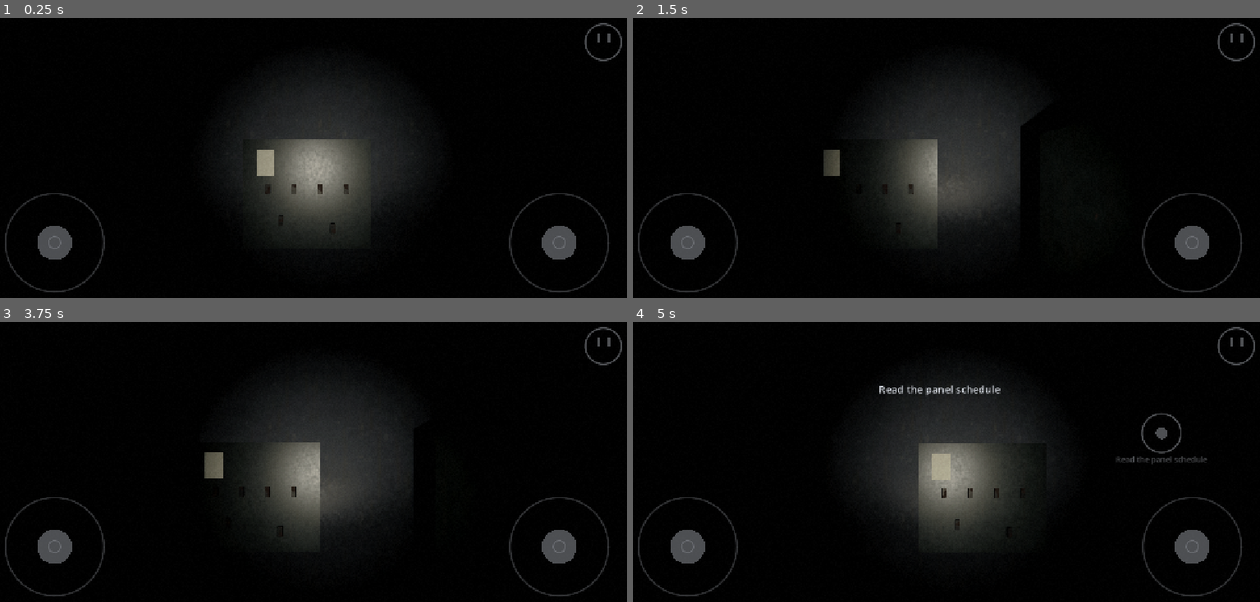
Above: before the commit, frames 1-4 (two rows, left to right).
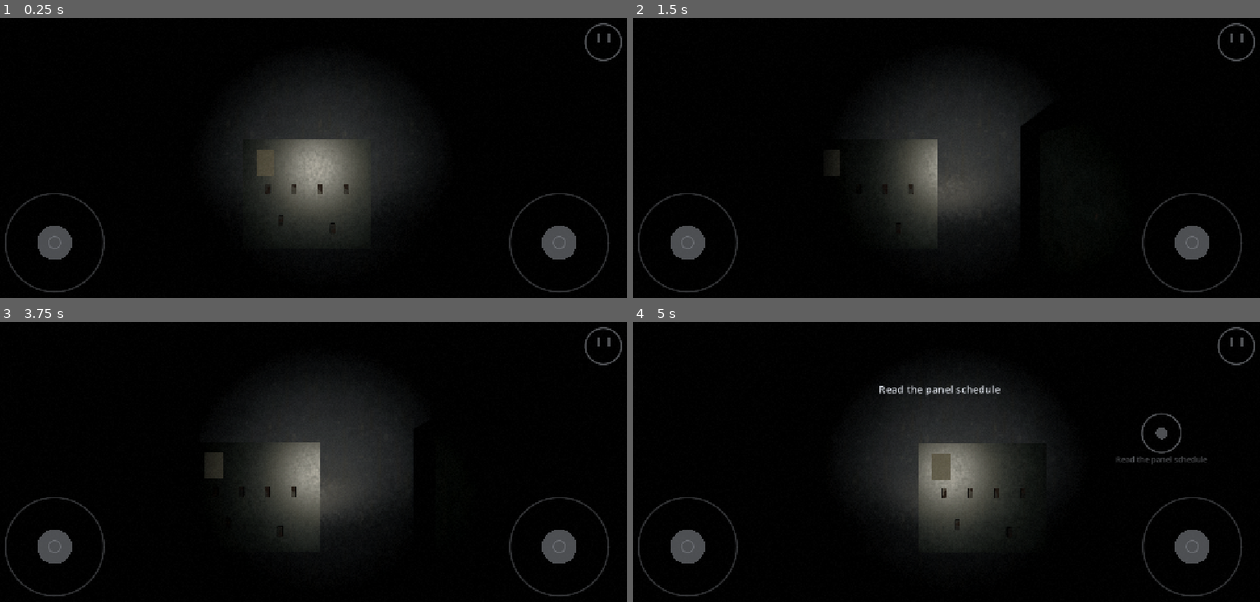
Above: after the commit, the same moments.

Repository: TXPPS/TXPPS-Is-there-a-Way
Game: Godot game, scene res://src/main.tscn
Two runs of this game, one before a commit and one after it. Both use one fixed random seed, a clock stepped at 60 frames per second and the inputs below. Sound files missing from this copy of the repository are replaced by a short silence.
Inputs (mouse positions are in pixels of both pictures, inside the frame that each line leads up to):
- Up to frame 1 (0.25 s): no input
- Up to frame 2 (1.5 s): tap Enter at 0.5 s; move the mouse to (1084, 146) at 0.52 s; hold D (move_right) 0.53-1.25 s; click (1084, 146) at 0.67 s; drag from (808, 177) to (908, 222) at 1.27 s
- Up to frame 3 (3.75 s): tap Space at 2, 3.5 s; move the mouse to (369, 400) at 2.02 s; hold D (move_right) 2.03-2.75 s; tap Enter at 2.75 s; drag from (275, 526) to (112, 422) at 2.77 s; move the mouse to (501, 512) at 3.52 s; hold A (move_left) from 3.53 s (still down)
- Up to frame 4 (5 s): release A (move_left) at 4.25 s; drag from (745, 422) to (839, 392) at 4.27 s

The runs differ from the first frame. In frame 1, 0.3% of the frame differs, in the area x 40-44%, y 47-57%; in frame 2, 0.2%; in frame 3, 0.3%, in the area x 32-36%, y 46-56%; in frame 4, 0.3%.

Commit message:
Photograph Act 2, and fix the two things the photographs showed
The shot list runs through both acts now, mounting the one each shot belongs to
rather than assuming there is only one building. Eight new frames: the spine
corridor, the plant room, panel DP-2, the mess, the bunks, the store, the stair
head, and the service card held up.

Two defects were visible immediately and both are the same defect the lamp panel
had in P2 -- a source too bright rather than an exposure too high:

  - Paper was at 55% albedo, which is roughly what real aged paper reflects and
    is wrong here. This game's palette is compressed low (the LUT pivots
    contrast at 0.22), so a 55% surface a metre from a sodium lamp goes to flat
    white and a document becomes a blank rectangle. At 30% it is still by far
    the brightest thing after the lamps, which is how a player finds one across
    a dark room, and the schedule card now reads as a card.

  - The bunks, the mess table, the chair and the shelf were all floating. Legs
    are not detail for its own sake when the alternative is furniture hanging in
    the air.

Raising the bunk shelf by two centimetres put it in front of the postcard, and
case_reach failed with "line of sight blocked by BunkMadeShelf" before the
frame was ever captured. That is the third time that test has paid for itself.

How bright the corridor lamps are at arm's length is a judgement that needs a
phone in a dark room, not a software rasteriser, so it goes to NEEDS_DEVICE_QA
rather than being tuned blind.

Diff:
--- a/assets/materials/graybox_paper.tres
+++ b/assets/materials/graybox_paper.tres
@@ -15,8 +15,8 @@
 resource_name = "Paper"
 shader = ExtResource("1_shader")
 shader_parameter/noise_tex = ExtResource("2_noise")
-shader_parameter/albedo_dark = Color(0.42, 0.405, 0.36, 1)
-shader_parameter/albedo_light = Color(0.6, 0.585, 0.53, 1)
+shader_parameter/albedo_dark = Color(0.24, 0.232, 0.206, 1)
+shader_parameter/albedo_light = Color(0.34, 0.331, 0.3, 1)
 shader_parameter/albedo_weights = Vector4(0.6, 0.3, 0.1, 0)
 shader_parameter/metallic_amount = 0.0
 shader_parameter/specular_amount = 0.12
--- a/src/main.tscn
+++ b/src/main.tscn
@@ -71,6 +71,7 @@
 [node name="Shots" type="Node" parent="."]
 script = ExtResource("12_shots")
 lit_from = 11
+act2_from = 14
 
 [node name="Journal" type="Node" parent="." groups=["saveable"]]
 script = ExtResource("16_journal")
--- a/src/render/shot_list.gd
+++ b/src/render/shot_list.gd
@@ -29,6 +29,11 @@
 ## worth photographing and neither is "the game".
 @export_range(0, 40, 1) var lit_from: int = 99
 
+## Shots from this index on are taken in Act 2, which is mounted when the run
+## reaches it. Two acts cannot be photographed at once for the same reason they
+## cannot be played at once: only one is ever in the tree.
+@export_range(0, 40, 1) var act2_from: int = 99
+
 ## name, position, yaw degrees, pitch degrees.
 ## name, position (y is floor level; the eye is 1.62 above it), yaw and pitch in
 ## degrees, and optionally a Document to hold up. Computed from the room's own
@@ -55,6 +60,18 @@
 	["11-lit-hall", Vector3(6.00, 0.00, 0.00), 80.7, 2.4],
 	["12-lit-panel", Vector3(-6.00, 0.00, -3.00), 0.0, -12.0],
 	["13-lit-switchgear", Vector3(-9.60, 0.00, -2.00), 90.0, -4.0],
+	# Act 2. Everything from here is in the shelter, lit, because the shelter's
+	# lighting is a load the player chose to keep -- the dark version of these
+	# rooms is a decision, not a starting state.
+	["14-shelter-corridor", Vector3(0.00, 0.00, 8.00), 0.0, -2.0],
+	["15-plant-room", Vector3(-5.00, 0.00, -2.20), 19.3, -8.0],
+	["16-panel-dp2", Vector3(-0.30, 0.00, -6.50), -90.0, -6.0],
+	["17-mess", Vector3(-3.20, 0.00, 6.80), 27.4, -9.0],
+	["18-bunks", Vector3(2.40, 0.00, 5.00), -90.0, -6.0],
+	["19-store", Vector3(2.20, 0.00, -1.70), 0.0, -12.0],
+	["20-stair-head", Vector3(0.00, 0.00, -9.00), 0.0, -22.0],
+	["21-page-service-card", Vector3(-5.00, 0.00, -2.20), 19.3, 0.0,
+		"res://assets/documents/d09_generator_card.tres"],
 ]
 
 var _player: Player
@@ -111,6 +128,7 @@
 		set_process(false)
 		return
 	var shot: Array = SHOTS[_index]
+	_mount_for(_index)
 	_player.global_position = shot[1]
 	_player.velocity = Vector3.ZERO
 	_player.face(deg_to_rad(shot[2]), deg_to_rad(shot[3]))
@@ -124,6 +142,19 @@
 	_publish(false)
 
 
+## Swaps to the act this shot belongs to, if it is not already up. Called on
+## every shot rather than once at the boundary so that a run started part-way
+## through -- which is what a re-capture of one shot is -- still lands in the
+## right building.
+func _mount_for(index: int) -> void:
+	var runner := get_tree().get_first_node_in_group(&"act_runner") as ActRunner
+	if runner == null:
+		return
+	var want := 1 if index >= act2_from else 0
+	if runner.current() != want:
+		runner.load_act(want)
+
+
 func _publish(ready: bool) -> void:
 	var name := "" if _index < 0 or _index >= SHOTS.size() else String(SHOTS[_index][0])
 	JavaScriptBridge.eval(PUBLISH_CALL + JSON.stringify({
--- a/src/world/act2/shelter.tscn
+++ b/src/world/act2/shelter.tscn
@@ -426,6 +426,62 @@
 
 [node name="Dressing" type="Node3D" parent="."]
 
+[node name="BunkLeg11" type="Node3D" parent="Dressing"]
+transform = Transform3D(1, 0, 0, 0, 1, 0, 0, 0, 1, 5.2, 0.25, 2.55)
+script = ExtResource("3_slab")
+size = Vector3(0.05, 0.5, 0.05)
+material = ExtResource("5_steel")
+solid = true
+
+[node name="BunkLeg12" type="Node3D" parent="Dressing"]
+transform = Transform3D(1, 0, 0, 0, 1, 0, 0, 0, 1, 6, 0.25, 2.55)
+script = ExtResource("3_slab")
+size = Vector3(0.05, 0.5, 0.05)
+material = ExtResource("5_steel")
+solid = true
+
+[node name="BunkLeg13" type="Node3D" parent="Dressing"]
+transform = Transform3D(1, 0, 0, 0, 1, 0, 0, 0, 1, 5.2, 0.25, 4.25)
+script = ExtResource("3_slab")
+size = Vector3(0.05, 0.5, 0.05)
+material = ExtResource("5_steel")
+solid = true
+
+[node name="BunkLeg14" type="Node3D" parent="Dressing"]
+transform = Transform3D(1, 0, 0, 0, 1, 0, 0, 0, 1, 6, 0.25, 4.25)
+script = ExtResource("3_slab")
+size = Vector3(0.05, 0.5, 0.05)
+material = ExtResource("5_steel")
+solid = true
+
+[node name="BunkLeg21" type="Node3D" parent="Dressing"]
+transform = Transform3D(1, 0, 0, 0, 1, 0, 0, 0, 1, 5.2, 0.25, 5.55)
+script = ExtResource("3_slab")
+size = Vector3(0.05, 0.5, 0.05)
+material = ExtResource("5_steel")
+solid = true
+
+[node name="BunkLeg22" type="Node3D" parent="Dressing"]
+transform = Transform3D(1, 0, 0, 0, 1, 0, 0, 0, 1, 6, 0.25, 5.55)
+script = ExtResource("3_slab")
+size = Vector3(0.05, 0.5, 0.05)
+material = ExtResource("5_steel")
+solid = true
+
+[node name="BunkLeg23" type="Node3D" parent="Dressing"]
+transform = Transform3D(1, 0, 0, 0, 1, 0, 0, 0, 1, 5.2, 0.25, 7.25)
+script = ExtResource("3_slab")
+size = Vector3(0.05, 0.5, 0.05)
+material = ExtResource("5_steel")
+solid = true
+
+[node name="BunkLeg24" type="Node3D" parent="Dressing"]
+transform = Transform3D(1, 0, 0, 0, 1, 0, 0, 0, 1, 6, 0.25, 7.25)
+script = ExtResource("3_slab")
+size = Vector3(0.05, 0.5, 0.05)
+material = ExtResource("5_steel")
+solid = true
+
 [node name="BunkMadeFrame" type="Node3D" parent="Dressing"]
 transform = Transform3D(1, 0, 0, 0, 1, 0, 0, 0, 1, 5.6, 0.55, 3.4)
 script = ExtResource("3_slab")
@@ -441,7 +497,7 @@
 solid = true
 
 [node name="BunkMadeShelf" type="Node3D" parent="Dressing"]
-transform = Transform3D(1, 0, 0, 0, 1, 0, 0, 0, 1, 5.6, 0.88, 3.4)
+transform = Transform3D(1, 0, 0, 0, 1, 0, 0, 0, 1, 5.6, 0.9, 3.4)
 script = ExtResource("3_slab")
 size = Vector3(0.34, 0.05, 0.5)
 material = ExtResource("5_steel")
@@ -454,10 +510,10 @@
 material = ExtResource("5_steel")
 solid = true
 
-[node name="BunkStrippedUpper" type="Node3D" parent="Dressing"]
-transform = Transform3D(1, 0, 0, 0, 1, 0, 0, 0, 1, 5.6, 1.45, 6.4)
-script = ExtResource("3_slab")
-size = Vector3(0.9, 0.08, 1.9)
+[node name="BunkStrippedRail" type="Node3D" parent="Dressing"]
+transform = Transform3D(1, 0, 0, 0, 1, 0, 0, 0, 1, 5.16, 0.85, 6.4)
+script = ExtResource("3_slab")
+size = Vector3(0.05, 0.55, 1.9)
 material = ExtResource("5_steel")
 solid = true
 
@@ -496,6 +552,20 @@
 material = ExtResource("5_steel")
 solid = true
 
+[node name="ShelfBracket1" type="Node3D" parent="Dressing"]
+transform = Transform3D(1, 0, 0, 0, 1, 0, 0, 0, 1, 1.9, 0.6, -1.6)
+script = ExtResource("3_slab")
+size = Vector3(0.05, 1.2, 0.45)
+material = ExtResource("5_steel")
+solid = true
+
+[node name="ShelfBracket2" type="Node3D" parent="Dressing"]
+transform = Transform3D(1, 0, 0, 0, 1, 0, 0, 0, 1, 4.4, 0.6, -1.6)
+script = ExtResource("3_slab")
+size = Vector3(0.05, 1.2, 0.45)
+material = ExtResource("5_steel")
+solid = true
+
 [node name="Carton1" type="Node3D" parent="Dressing"]
 transform = Transform3D(1, 0, 0, 0, 1, 0, 0, 0, 1, 2.1, 1.38, -1.6)
 script = ExtResource("3_slab")
@@ -539,16 +609,30 @@
 solid = true
 
 [node name="MessLeg1" type="Node3D" parent="Dressing"]
-transform = Transform3D(1, 0, 0, 0, 1, 0, 0, 0, 1, -5.35, 0.36, 5.2)
-script = ExtResource("3_slab")
-size = Vector3(0.06, 0.72, 0.06)
+transform = Transform3D(1, 0, 0, 0, 1, 0, 0, 0, 1, -5.37, 0.355, 5.16)
+script = ExtResource("3_slab")
+size = Vector3(0.06, 0.71, 0.06)
 material = ExtResource("5_steel")
 solid = true
 
 [node name="MessLeg2" type="Node3D" parent="Dressing"]
-transform = Transform3D(1, 0, 0, 0, 1, 0, 0, 0, 1, -3.95, 0.36, 5.8)
-script = ExtResource("3_slab")
-size = Vector3(0.06, 0.72, 0.06)
+transform = Transform3D(1, 0, 0, 0, 1, 0, 0, 0, 1, -3.93, 0.355, 5.16)
+script = ExtResource("3_slab")
+size = Vector3(0.06, 0.71, 0.06)
+material = ExtResource("5_steel")
+solid = true
+
+[node name="MessLeg3" type="Node3D" parent="Dressing"]
+transform = Transform3D(1, 0, 0, 0, 1, 0, 0, 0, 1, -5.37, 0.355, 5.84)
+script = ExtResource("3_slab")
+size = Vector3(0.06, 0.71, 0.06)
+material = ExtResource("5_steel")
+solid = true
+
+[node name="MessLeg4" type="Node3D" parent="Dressing"]
+transform = Transform3D(1, 0, 0, 0, 1, 0, 0, 0, 1, -3.93, 0.355, 5.84)
+script = ExtResource("3_slab")
+size = Vector3(0.06, 0.71, 0.06)
 material = ExtResource("5_steel")
 solid = true
 
@@ -556,6 +640,48 @@
 transform = Transform3D(1, 0, 0, 0, 1, 0, 0, 0, 1, -4.65, 0.46, 6.4)
 script = ExtResource("3_slab")
 size = Vector3(0.42, 0.05, 0.42)
+material = ExtResource("6_paint")
+solid = true
+
+[node name="MessChairBack" type="Node3D" parent="Dressing"]
+transform = Transform3D(1, 0, 0, 0, 1, 0, 0, 0, 1, -4.65, 0.7, 6.6)
+script = ExtResource("3_slab")
+size = Vector3(0.42, 0.44, 0.05)
+material = ExtResource("6_paint")
+solid = true
+
+[node name="ChairLeg1" type="Node3D" parent="Dressing"]
+transform = Transform3D(1, 0, 0, 0, 1, 0, 0, 0, 1, -4.82, 0.22, 6.23)
+script = ExtResource("3_slab")
+size = Vector3(0.04, 0.44, 0.04)
+material = ExtResource("5_steel")
+solid = true
+
+[node name="ChairLeg2" type="Node3D" parent="Dressing"]
+transform = Transform3D(1, 0, 0, 0, 1, 0, 0, 0, 1, -4.48, 0.22, 6.23)
+script = ExtResource("3_slab")
+size = Vector3(0.04, 0.44, 0.04)
+material = ExtResource("5_steel")
+solid = true
+
+[node name="ChairLeg3" type="Node3D" parent="Dressing"]
+transform = Transform3D(1, 0, 0, 0, 1, 0, 0, 0, 1, -4.82, 0.22, 6.57)
+script = ExtResource("3_slab")
+size = Vector3(0.04, 0.44, 0.04)
+material = ExtResource("5_steel")
+solid = true
+
+[node name="ChairLeg4" type="Node3D" parent="Dressing"]
+transform = Transform3D(1, 0, 0, 0, 1, 0, 0, 0, 1, -4.48, 0.22, 6.57)
+script = ExtResource("3_slab")
+size = Vector3(0.04, 0.44, 0.04)
+material = ExtResource("5_steel")
+solid = true
+
+[node name="MessMug" type="Node3D" parent="Dressing"]
+transform = Transform3D(1, 0, 0, 0, 1, 0, 0, 0, 1, -4.35, 0.82, 5.5)
+script = ExtResource("3_slab")
+size = Vector3(0.09, 0.1, 0.09)
 material = ExtResource("6_paint")
 solid = true
 
@@ -612,7 +738,7 @@
 document = ExtResource("doc_d09b")
 
 [node name="Postcard" parent="Readables" instance=ExtResource("12_page")]
-transform = Transform3D(0, 0, -1, 0, 1, 0, 1, 0, 0, 5.6, 0.92, 3.4)
+transform = Transform3D(0, 0, -1, 0, 1, 0, 1, 0, 0, 5.6, 1.02, 3.4)
 document = ExtResource("doc_d10")
 
 [node name="WorkUnitCover" parent="Readables" instance=ExtResource("12_page")]
Binary file changed: docs/shots/00-first-frame.png
Binary file changed: docs/shots/01-hall-west.png
Binary file changed: docs/shots/02-lamp-close.png
Binary file changed: docs/shots/03-across-the-dark.png
Binary file changed: docs/shots/04-generator-set.png
Binary file changed: docs/shots/05-switchgear-door.png
Binary file changed: docs/shots/06-office-desk.png
Binary file changed: docs/shots/07-stair-head.png
Binary file changed: docs/shots/08-gallery.png
Binary file changed: docs/shots/09-page-typed.png
Binary file changed: docs/shots/10-page-pencil.png
Binary file changed: docs/shots/11-lit-hall.png
(and 19 more such lines)
